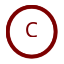
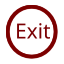
Before/after of a 64 × 64 layered artwork. What changed in the layer stack:
pixels changed over (17, 22, 50, 39) (layer not identified)